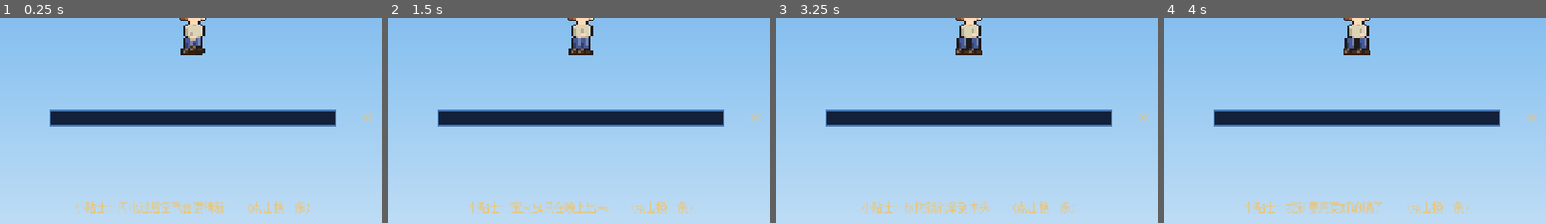
Above: before the commit, frames 1-4 (left to right).
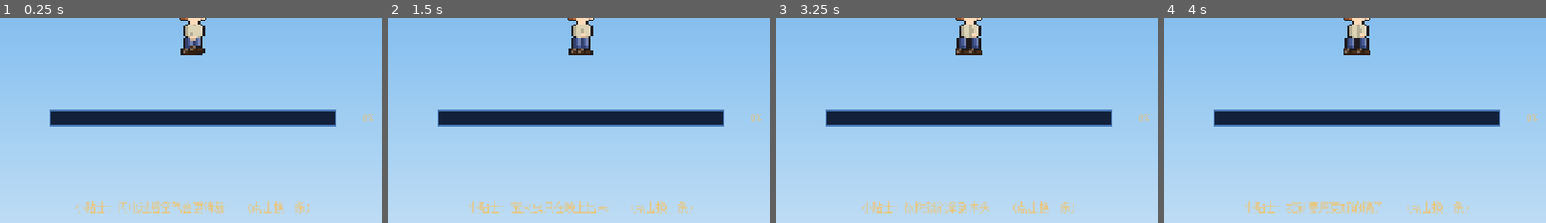
Above: after the commit, the same moments.

Repository: Nornttyy/tielaruia
Game: Godot game, scene res://scenes/ui/loading_screen.tscn
Two runs of this game, one before a commit and one after it. Both use one fixed random seed, a clock stepped at 60 frames per second and the inputs below. This scene is started directly instead of the project's main scene.
Inputs:
- Up to frame 1 (0.25 s): no input
- Up to frame 2 (1.5 s): click "小贴士: 闪电过后空气会更清新 (点击换一条)" at 0.5 s; click "小贴士: 按住 鼠标左键 挖方块 (点击换一条)" at 1.25 s
- Up to frame 3 (3.25 s): click "小贴士: 萤火虫只在晚上出来 (点击换一条)" at 2 s; click "小贴士: 肚子饿了记得吃东西 (点击换一条)" at 2.75 s
- Up to frame 4 (4 s): click "小贴士: 砍树就能拿到木头 (点击换一条)" at 3.5 s
The pictures show only the part of the screen within x 25-75%, y 41-91%; the shares and areas given below are measured in that part.

The runs differ from the first frame. In frame 1, less than 0.1% of the frame differs, in the area x 48-52%, y 3-15%; in frame 2, less than 0.1%; in frame 3, 0.1%, in the area x 48-53%, y 3-15%; in frame 4, 0.1%.

Commit message:
feat(character-art): 再加细节 — 缝线 + 更深阴暗
用户要"缝、阴暗": 在现有像素里加结构缝 + 加深阴影 (画布不变 16×26):
- 衬衫(男/女): 门襟中缝 D + 后侧阴暗 D (满高) + 领口/下摆/前缘高光
- 裤腿: 外侧裤缝 B (满高) + 裤脚深阴影
- 头发(短/马尾/呆毛): 后脑加深 HH + 刘海底阴影
16/16 测试过。

Co-Authored-By: Claude Opus 4.8 (1M context) <noreply@anthropic.com>

Diff:
--- a/scripts/art/player_art.gd
+++ b/scripts/art/player_art.gd
@@ -100,9 +100,9 @@
 	"hhhhhhhhhhhhhh",
 	"hhhhhhhhhhhhh.",
 	"hhhhhhhhhhhh..",
-	"Hhhhhhhh...hh.",
-	"Hhhhhhh.......",
-	".HHhhh........",
+	"HHhhhhhh...HH.",
+	"HHHhhhh.......",
+	".HHHhh........",
 	"..HHh.........",
 ]
 const _PONY_TAIL := [   # 后脑扎起垂下的一束 (拼在后脑外侧)
@@ -123,9 +123,9 @@
 	"hhhhhhhhhhhhhh",
 	"hhhhhhhhhhhhh.",
 	"hhhhhhhhhhhh..",
-	"Hhhhhhhh...hh.",
-	"Hhhhhhh.......",
-	".HHhhh........",
+	"HHhhhhhh...HH.",
+	"HHHhhhh.......",
+	".HHHhh........",
 	"..HHh.........",
 ]
 
@@ -140,14 +140,14 @@
 	".H.",
 ]
 
-# 侧躯干 (衬衫 w / 阴影 D / 高光 c)。领口 D + 前缘高光 + 下摆。7 宽 × 6 高。
+# 侧躯干 (衬衫 w / 阴影 D / 高光 c)。领口 + 门襟中缝 + 后侧阴暗 + 前缘高光 + 下摆。7 宽 × 6 高。
 const _TORSO := [
 	".wwDww.",
-	"wwwwwwc",
-	"Dwwwwwc",
-	"Dwwwwwc",
-	"Dwwwwww",
-	".DwwwD.",
+	"DwwDwwc",
+	"DwwDwwc",
+	"DwwDwwc",
+	"DwwDwww",
+	".DwDwD.",
 ]
 # 手臂 (袖 w/D + 手 s/k), 垂下。2 宽 × 6 高。
 const _ARM := [
@@ -158,12 +158,12 @@
 	"ss",
 	"kk",
 ]
-# 单腿 (裤 b / 阴影 B / 高光 P 在前缘)。3 宽 × 4 高。
+# 单腿 (裤 b / 阴影 B / 高光 P)。外侧裤缝 B + 前缘高光 P + 裤脚深阴影。3 宽 × 4 高。
 const _LEG := [
-	"bbP",
-	"bbP",
 	"BbP",
-	"Bbb",
+	"BbP",
+	"BbP",
+	"BBb",
 ]
 # 侧鞋 (o / O / 高光 q)。鞋尖朝右 (前) + 鞋面高光 + 鞋带。5 宽 × 3 高。
 const _SHOE_B := [
@@ -282,9 +282,9 @@
 	cs = clampi(cs, 0, 5)
 	var rows := [
 		".wwDww...",   # 肩 + 领口 (D)
-		"wwwwwwc..",   # 上胸 (前缘高光 c)
-		"wwwwwwc..",   # 中胸
-		"wwwwwwc..",   # 下胸
+		"DwwDwwc..",   # 上胸 (后阴暗 + 中缝 + 前缘高光 c)
+		"DwwDwwc..",   # 中胸
+		"DwwDwwc..",   # 下胸
 		".Dww.....",   # 腰 (超窄 = 明显沙漏)
 		"Dwwwww...",   # 胯 (外扩, 比腰宽一截)
 	]
